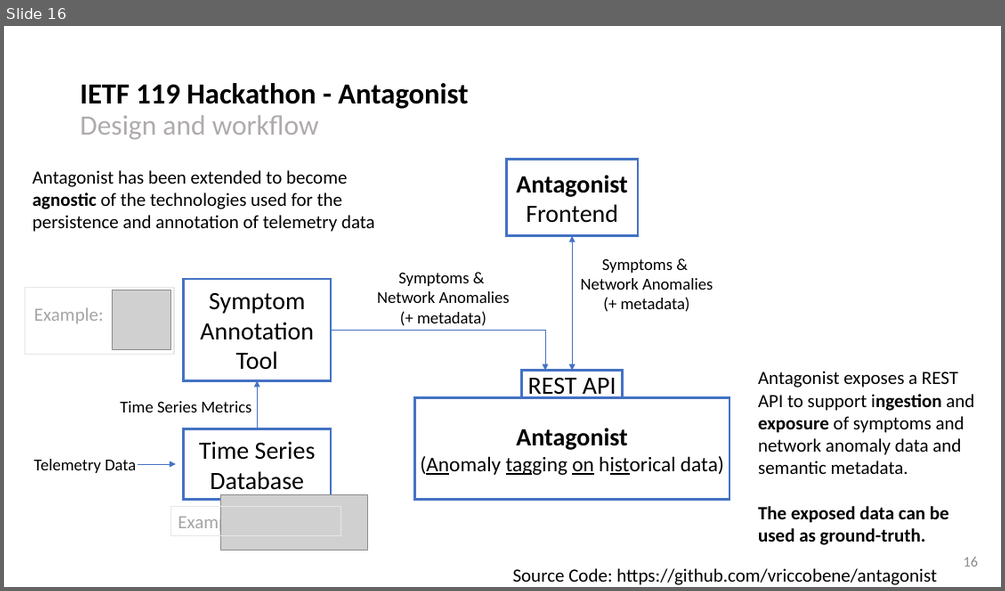
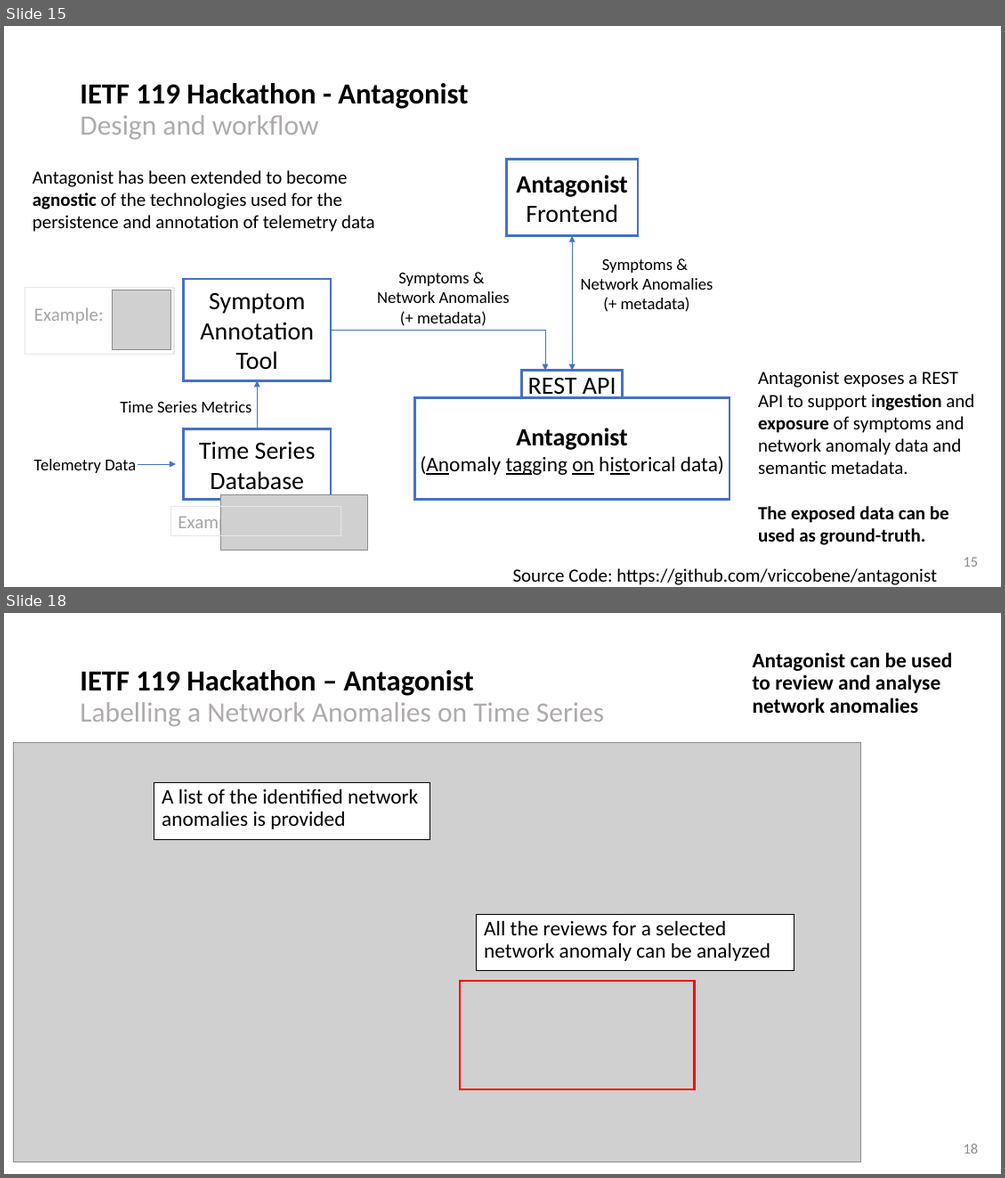
Before and after one commit to network-analytics/ietf-network-analytics-document-status, a slide deck: 119/NMOP/draft-netana-nmop-network-anomaly-semantics-and-lifecycle.pptx. Shown one above the other, each under a label of ours: slide 16 before the commit, slides 15 and 18 after it; the slides between them are not shown. The pictures are 1005x591 and 1005x1178 pixels, drawn with LibreOffice and Linux fonts; fonts in the diff are those of the drawing; grey boxes stand for pictures. Boxes give left, top, right and bottom in pixels: in the first picture for what was removed or moved away, otherwise in the second. Text is boxed around its words. In the diff, an @@ line names an element or a change of style, - is before the commit and + after.

```diff
--- a/119/NMOP/draft-netana-nmop-network-anomaly-semantics-and-lifecycle.pptx
+++ b/119/NMOP/draft-netana-nmop-network-anomaly-semantics-and-lifecycle.pptx
@@ slide 18 added at box(4, 613, 1001, 1174), background #FFFFFF @@
@@ text added at box(752, 652, 952, 713), 20 pt, text #000000, bold @@
+Antagonist can be used to review and analyse network anomalies
@@ title added at box(80, 670, 604, 726), 27 pt, text #AFABAB @@
+IETF 119 Hackathon – Antagonist
+Labelling a Network Anomalies on Time Series
@@ picture added at box(13, 742, 861, 1162) @@
@@ rectangle added at box(154, 783, 429, 840), fill #FFFFFF, outline #000000 0.75 pt, 20 pt, text #000000 @@
+A list of the identified network anomalies is provided
@@ rectangle added at box(477, 914, 794, 971), fill #FFFFFF, outline #000000 0.75 pt, 20 pt, text #000000 @@
+All the reviews for a selected network anomaly can be analyzed
@@ rectangle added at box(461, 981, 695, 1089), outline #FF0000 2.25 pt @@
@@ page number added at box(963, 1143, 979, 1153), 14 pt, text #8C8C8C @@
+18
@@ what was slide 16 is now slide 15 @@
@@ page number at box(963, 556, 979, 566): text changed @@
-16
+15
```
Also in this commit, not shown: 7 slides changed, 2 other slides added, 1 slide removed, 1 other file.
